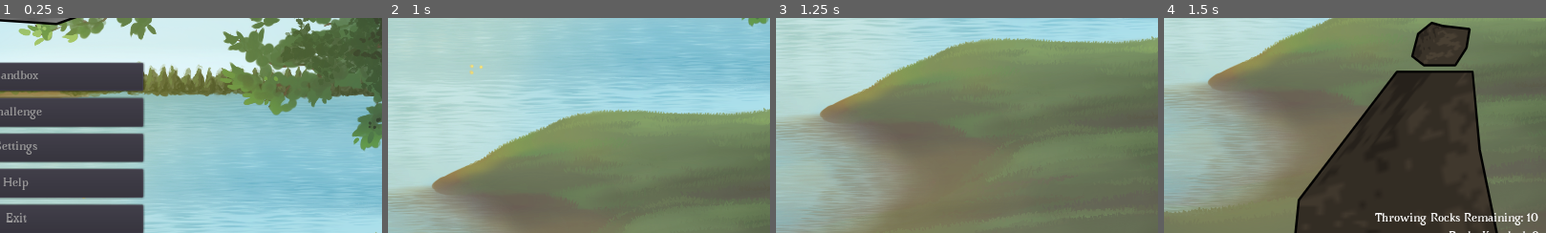
Above: before the commit, frames 1-4 (left to right).
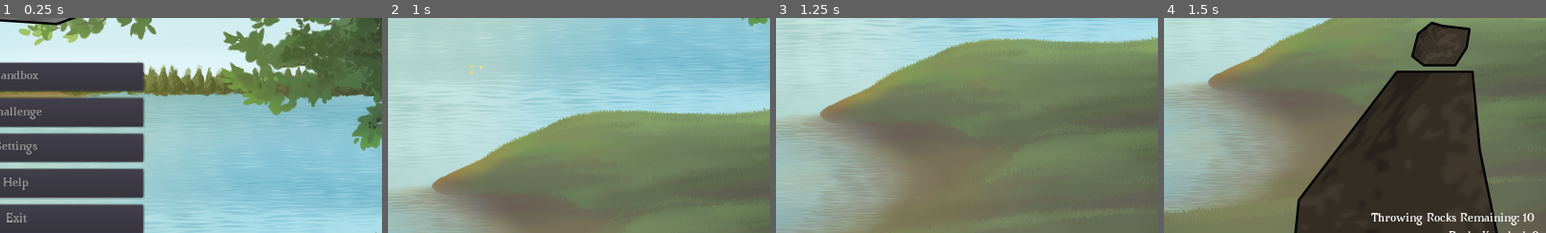
Above: after the commit, the same moments.

Repository: ebrahimebrahim/knock-the-rock
Game: Godot game, scene res://MenuScreen.tscn
The game is run twice, just before and just after one commit, with the same random seed, the same clock (stepped at 60 frames per second) and the same inputs.
Inputs (mouse positions are % of the whole screen's width and height, from its top left):
- Up to frame 1 (0.25 s): no input
- Up to frame 2 (1 s): click "Challenge" at 0.5 s
- Up to frame 3 (1.25 s): no input
- Up to frame 4 (1.5 s): move the mouse to (72, 45) at 1.27 s; press the mouse at (72, 45) at 1.28 s
The pictures show only the part of the screen within x 48-98%, y 45-95%; the shares and areas given below are measured in that part.

Frames 1-3 are identical in both runs. In frame 4, 0.9% of the frame differs, in the area x 54-98%, y 90-97%.

Commit message:
adjusted position of throwing rocks remaining lbl

Diff:
--- a/ktr/GameChallenge.tscn
+++ b/ktr/GameChallenge.tscn
@@ -39,9 +39,9 @@
 anchor_top = 1.0
 anchor_right = 1.0
 anchor_bottom = 1.0
-margin_left = -261.275
+margin_left = -267.275
 margin_top = -60.0
-margin_right = -14.275
+margin_right = -20.275
 margin_bottom = -25.0
 theme = ExtResource( 4 )
 text = "Throwing Rocks Remaining: 0"
